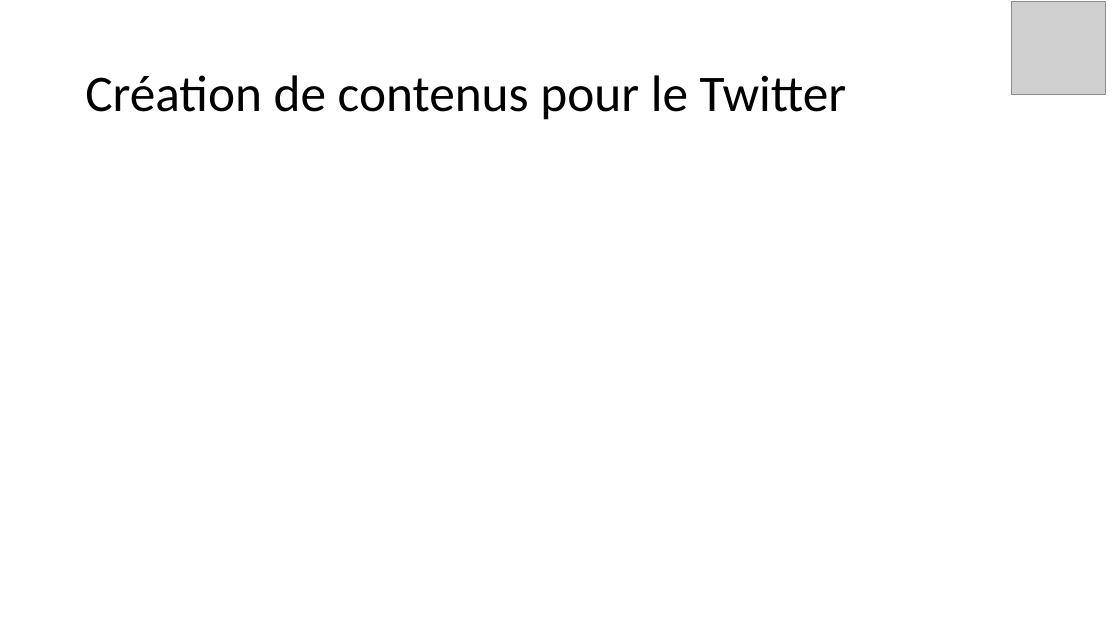
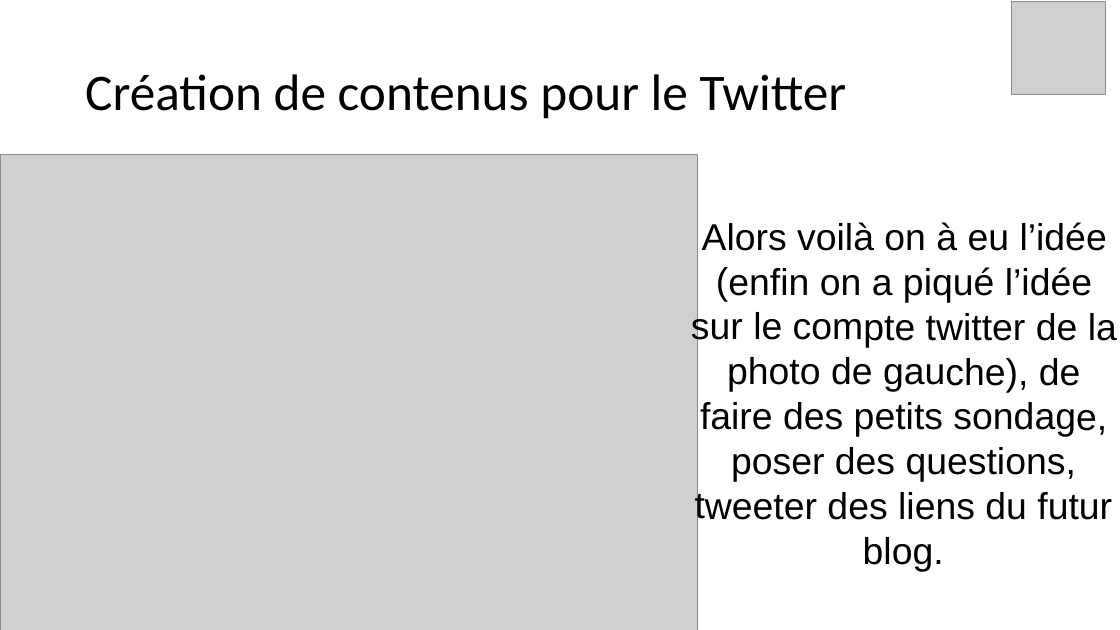
Before and after one commit to yes-we-web/Git-moi-tout, a slide deck: slide 5 of GIT-moi-tout.pptx. Drawn at 1120x630 pixels with LibreOffice and Linux fonts; fonts in the diff are those of the drawing; grey boxes stand for pictures. Boxes give left, top, right and bottom in pixels: in the first picture for what was removed or moved away, otherwise in the second. Text is boxed around its words. In the diff, an @@ line names an element or a change of style, - is before the commit and + after.

Commit message:
twitter update

```diff
--- a/GIT-moi-tout.pptx
+++ b/GIT-moi-tout.pptx
@@ picture added at (0,155,698,630) @@
@@ text added at (691,222,1117,572), 32 pt, text #000000 @@
+Alors voilà on à eu l’idée (enfin on a piqué l’idée sur le compte twitter de la photo de gauche), de faire des petits sondage, poser des questions, tweeter des liens du futur blog.
```
Also in this commit, not shown: 2 other slides changed.
